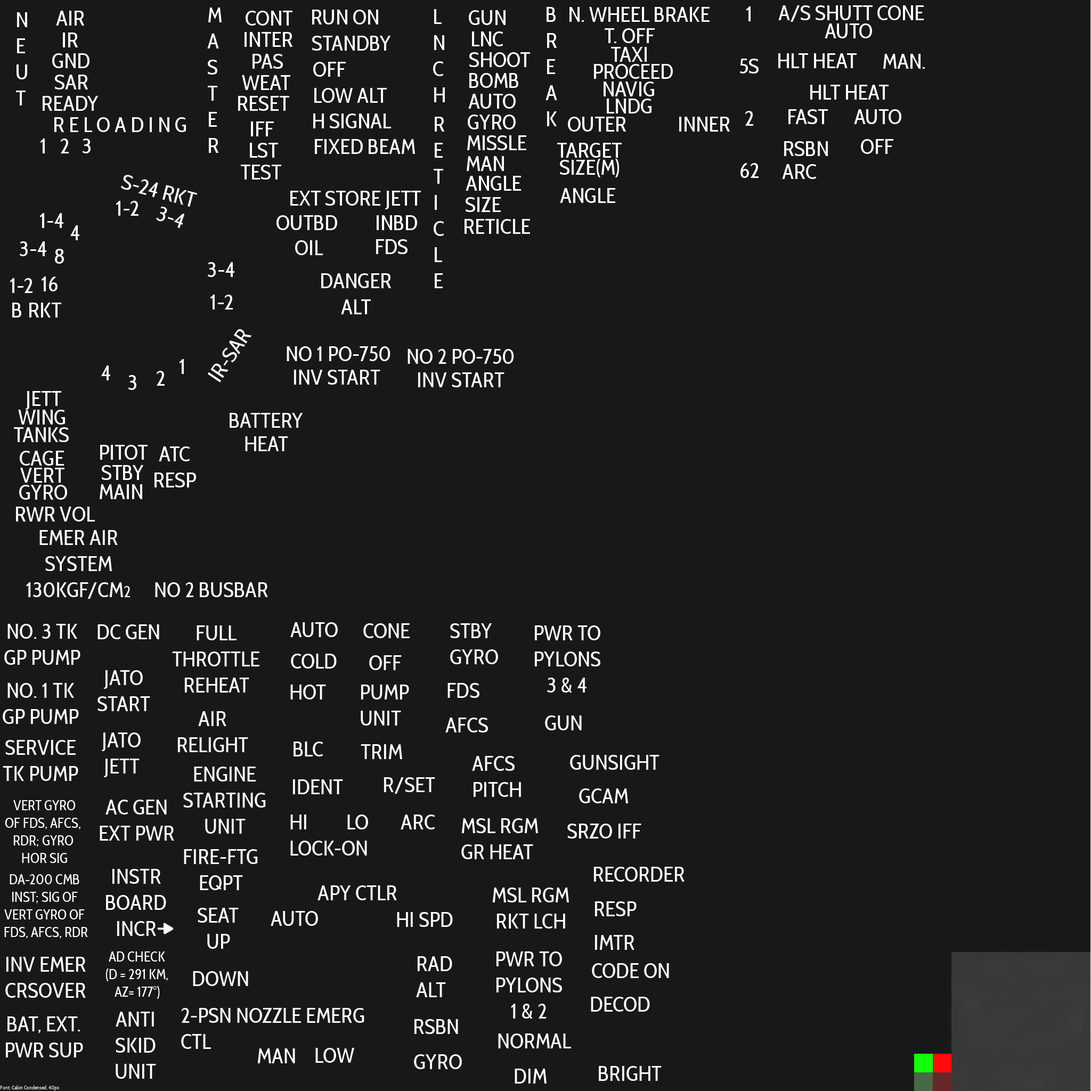
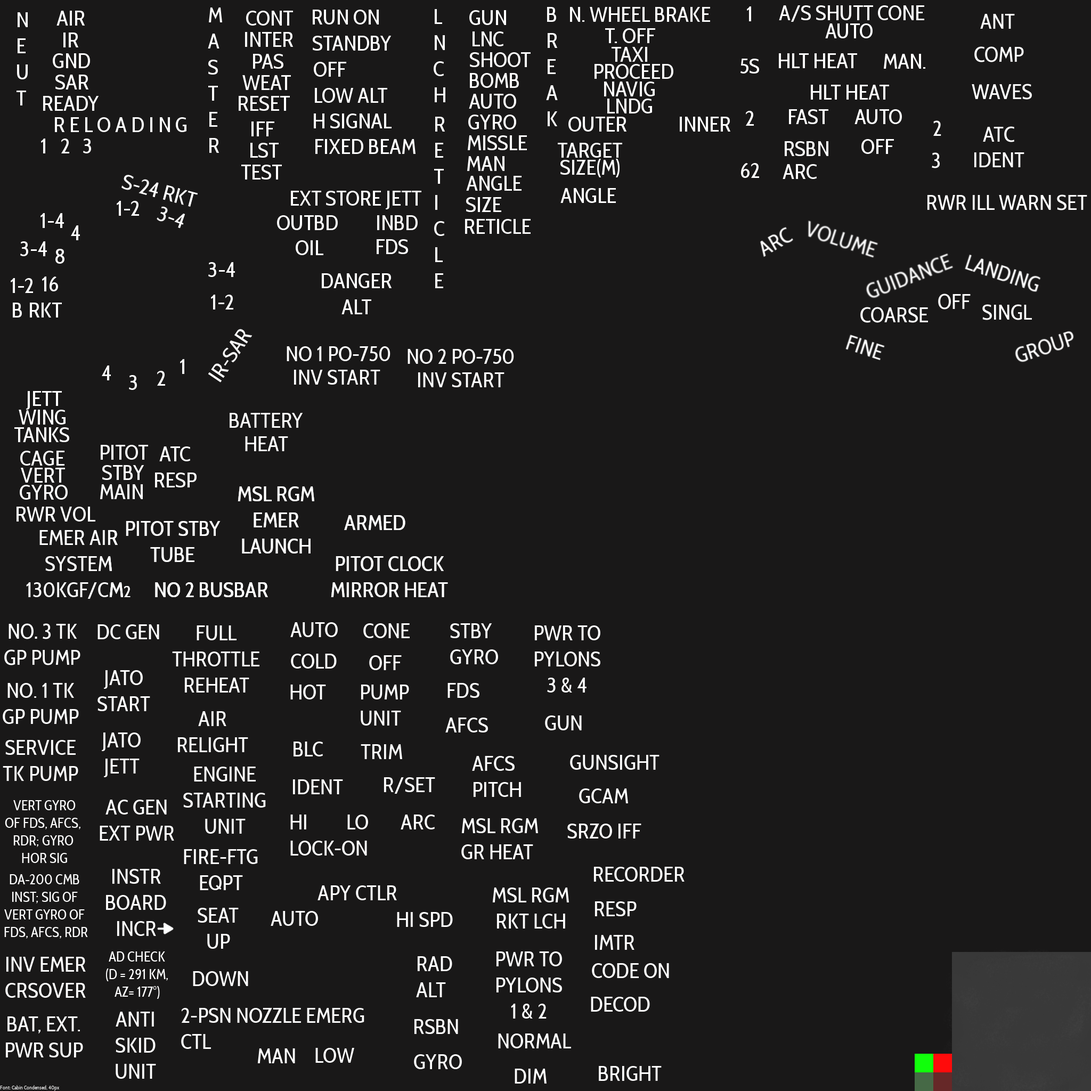
Revision of a layered w=1091, h=1091 image; what changed, layer by layer:
added layer "IDENT #1" above "OFF #1" over (974, 152, 1025, 168)
added layer "OFF #1" above "GROUP" over (938, 293, 972, 310)
added layer "GROUP" above "SINGL" over (1015, 330, 1075, 363)
added layer "SINGL" above "COARSE" over (982, 304, 1033, 321)
added layer "COARSE" above "FINE" over (860, 306, 929, 323)
added layer "FINE" above "LANDING" over (845, 334, 886, 361)
added layer "LANDING" above "GUIDANCE" over (964, 254, 1042, 293)
added layer "GUIDANCE" above "VOLUME" over (865, 252, 954, 299)
added layer "VOLUME" above "ARC #1" over (807, 220, 879, 259)
added layer "ARC #1" above "ATC" over (759, 226, 795, 258)
added layer "ATC" above "RWR ILL WARN SET" over (983, 126, 1015, 143)
added layer "RWR ILL WARN SET" above "3" over (927, 194, 1088, 211)
added layer "3" above "2 #1" over (932, 152, 941, 169)
added layer "2 #1" above "WAVES" over (933, 120, 942, 136)
added layer "WAVES" above "COMP" over (972, 83, 1033, 100)
added layer "COMP" above "NO. 3 TK ..." over (974, 46, 1025, 63)
painted on "NO. 3 TK ..." over (4, 623, 81, 666)
added layer "ANT" above "NO 2 BUSBAR" over (980, 13, 1016, 29)
painted on "labels.png" over (10, 0, 1091, 1091)
